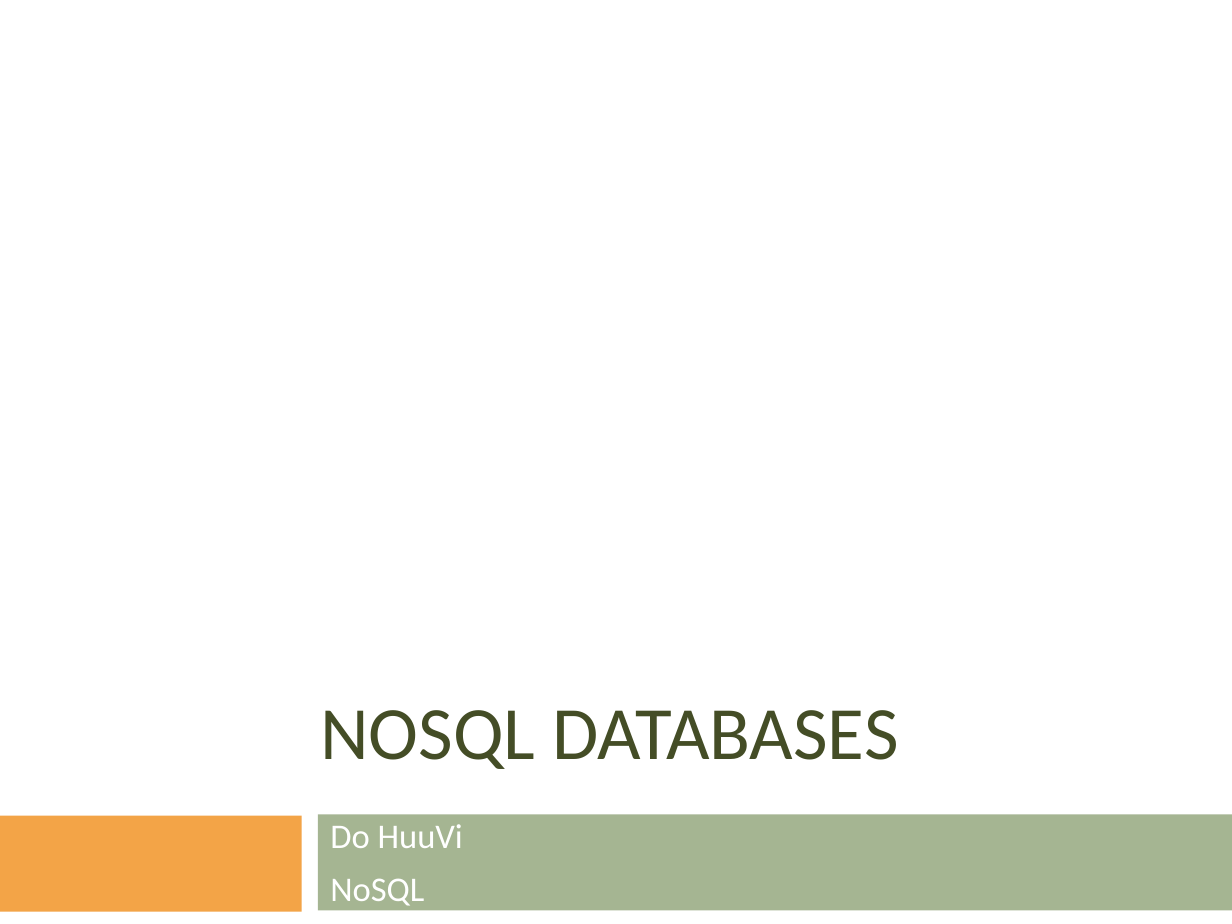
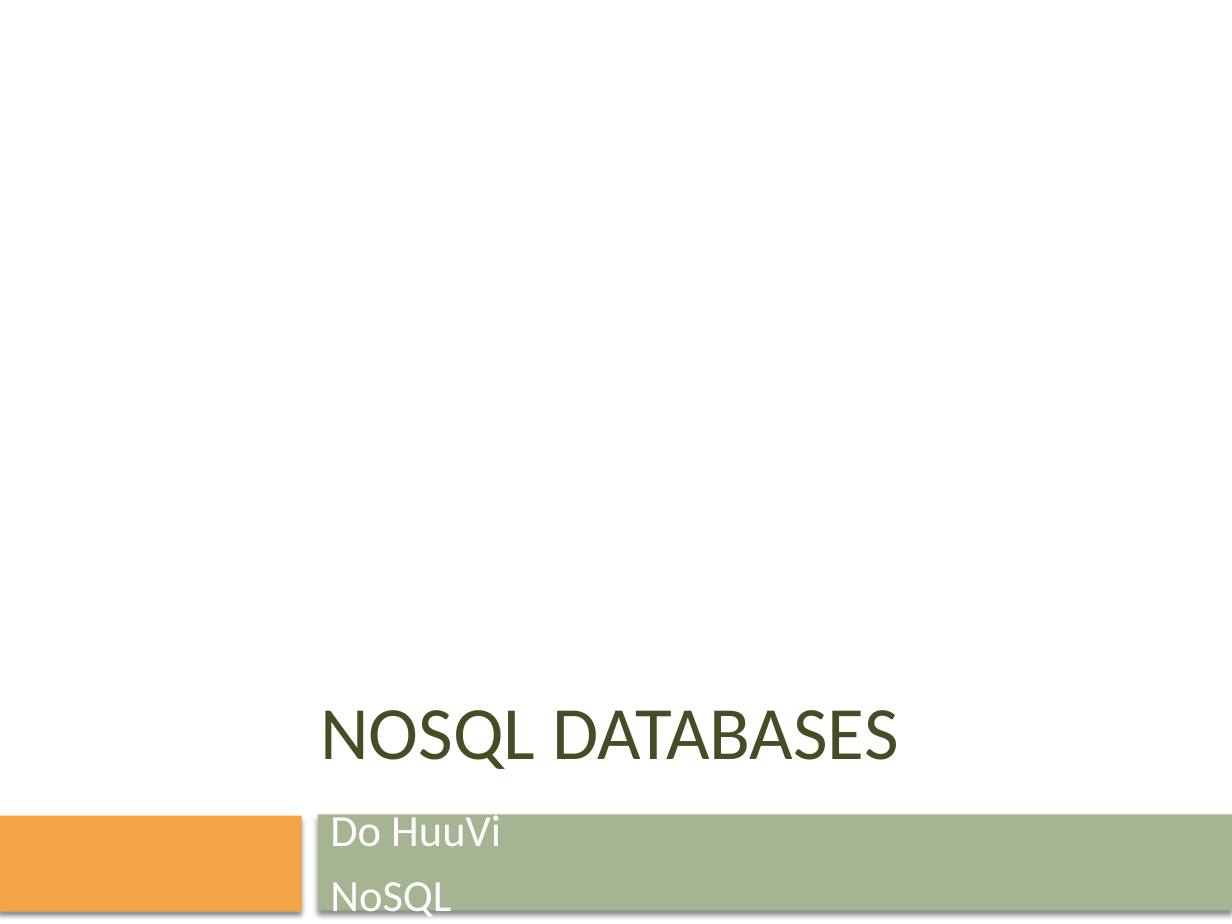
Before and after one commit to mrviit/notes, a slide deck: slide 1 of pp_template/nonsql/NoSQL.pptx. Drawn at 1232x924 pixels with LibreOffice and Linux fonts; fonts in the diff are those of the drawing; background and template pictures are left out. Boxes give left, top, right and bottom in pixels: in the first picture for what was removed or moved away, otherwise in the second. Text is boxed around its words. In the diff, an @@ line names an element or a change of style, - is before the commit and + after.

```diff
--- a/pp_template/nonsql/NoSQL.pptx
+++ b/pp_template/nonsql/NoSQL.pptx
@@ rectangle added at bbox=[0, 804, 1232, 924], fill #FFFFFF @@
@@ text "Do HuuVi" at bbox=[330, 809, 501, 922]: size 20.1 to 26 pt @@
@@ rectangle at bbox=[0, 816, 302, 912]: shadow on @@
@@ rectangle at bbox=[318, 814, 1232, 910]: shadow on @@
```
Also in this commit, not shown: 34 other slides changed, 5 slides added, 1 slide removed, 1 other file.
